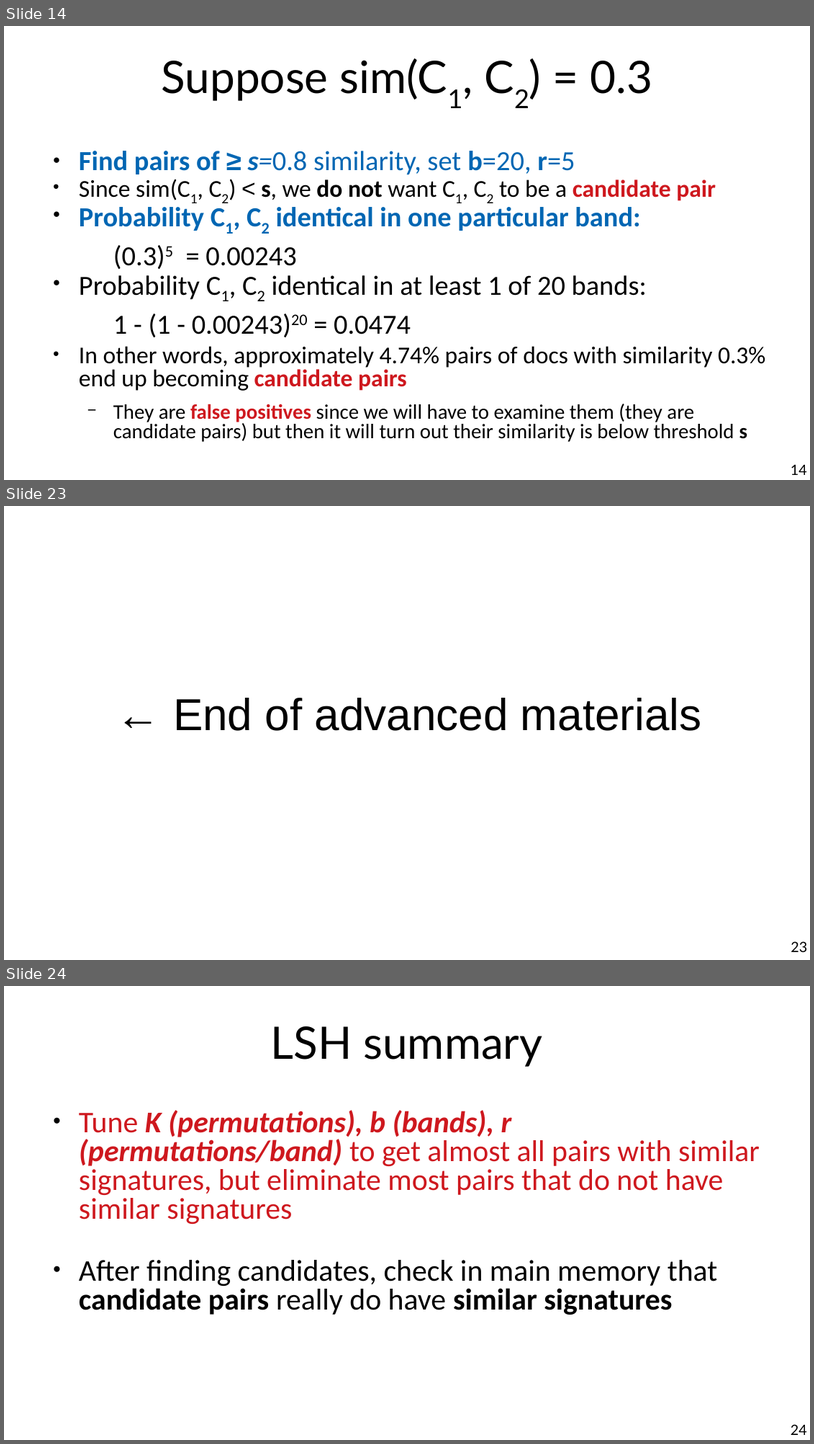
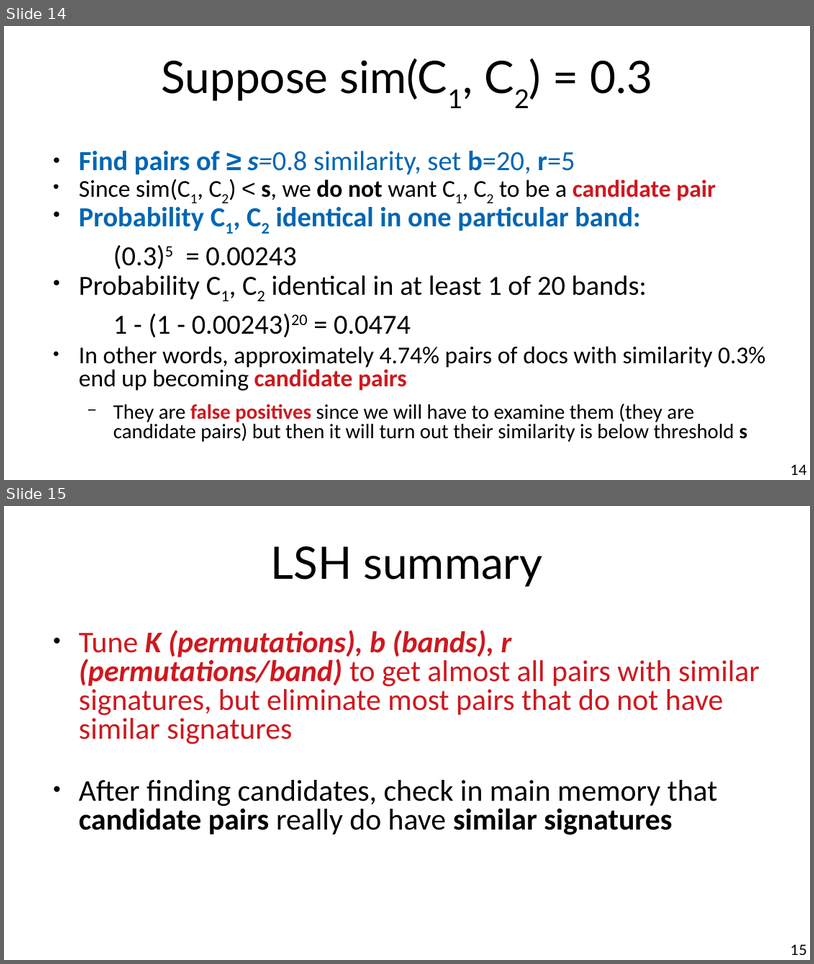
Before and after one commit to marco-calautti/data-mining-course, a slide deck: theory/tt09_locality_sensitive_hashing.odp. Shown one above the other, each under a label of ours: slides 14, 23 and 24 before the commit, slides 14 and 15 after it; the slides between them are not shown. The pictures are 814x1444 and 814x964 pixels, drawn with LibreOffice and Linux fonts; fonts in the diff are those of the drawing. Boxes give left, top, right and bottom in pixels: in the first picture for what was removed or moved away, otherwise in the second. Text is boxed around its words. In the diff, an @@ line names an element or a change of style, - is before the commit and + after.

```diff
--- a/theory/tt09_locality_sensitive_hashing.odp
+++ b/theory/tt09_locality_sensitive_hashing.odp
@@ slide 23 removed at [4, 506, 810, 960], background #FFFFFF @@
@@ title removed at [173, 698, 702, 731] @@
-← End of advanced materials
@@ page number removed at [791, 941, 808, 952] @@
-23
@@ what was slide 24 is now slide 15 @@
@@ page number at [791, 944, 808, 955]: text changed @@
-24
+15
```
Also in this commit, not shown: 8 other slides removed, 3 other files.
